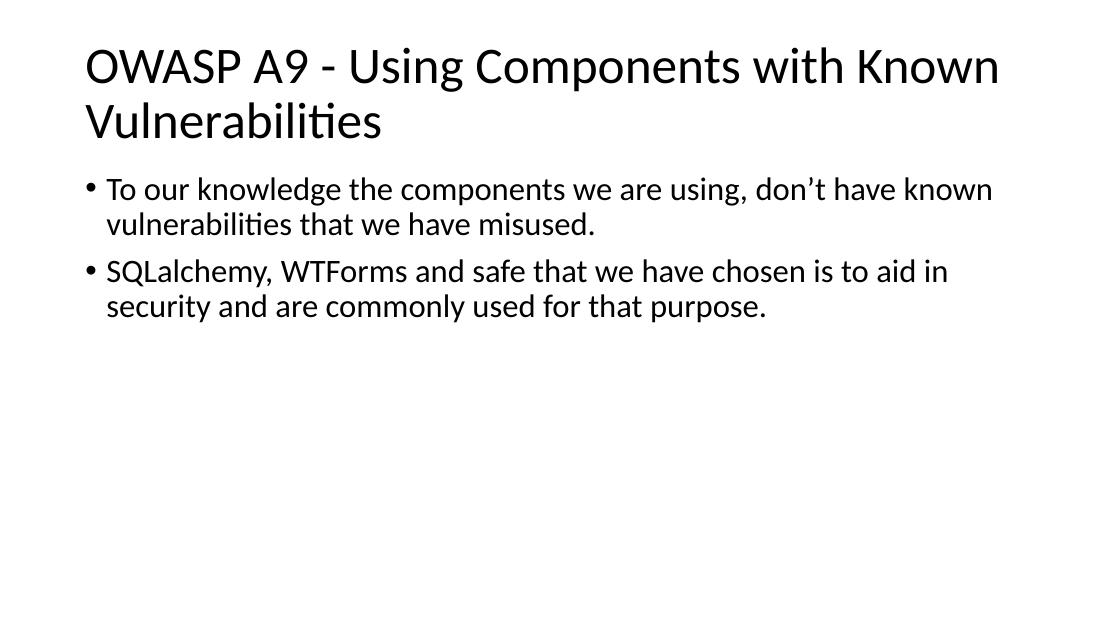
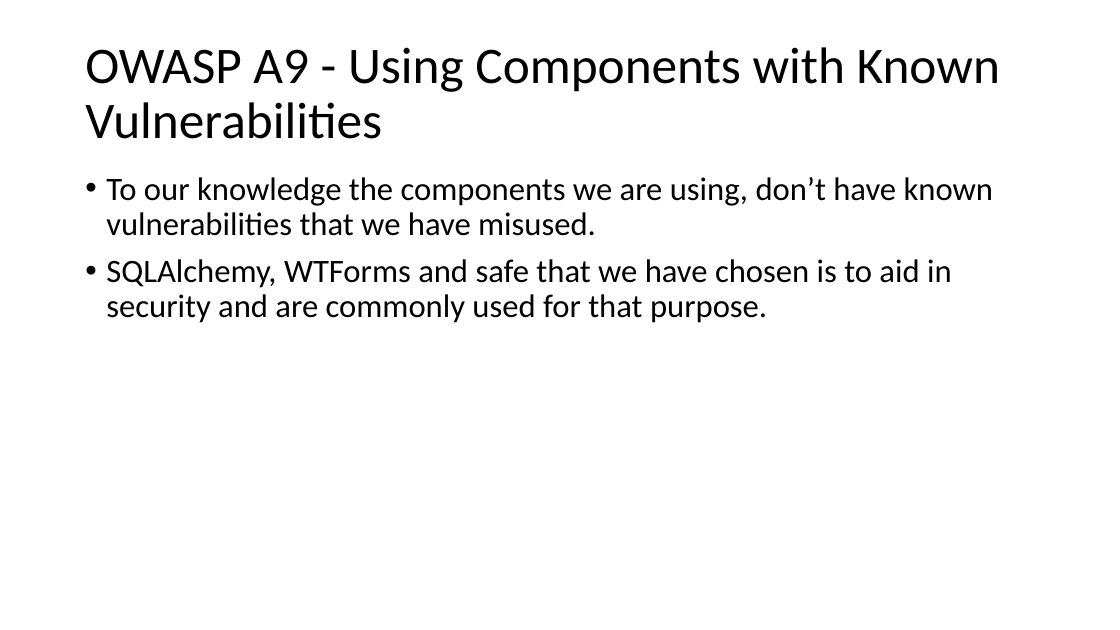
Before and after one commit to jkunnas58/dat250_netbank_fall_2020, a slide deck: slide 19 of Project_report_group_9.pptx. Drawn at 1120x630 pixels with LibreOffice and Linux fonts; fonts in the diff are those of the drawing. Boxes give left, top, right and bottom in pixels: in the first picture for what was removed or moved away, otherwise in the second. Text is boxed around its words. In the diff, an @@ line names an element or a change of style, - is before the commit and + after.

```diff
--- a/Project_report_group_9.pptx
+++ b/Project_report_group_9.pptx
@@ text at (x1=106, y1=259, x2=952, y2=323): text changed @@
-• SQLalchemy, WTForms and safe that we have chosen is to aid in security and are commonly used for that purpose.
+• SQLAlchemy, WTForms and safe that we have chosen is to aid in security and are commonly used for that purpose.
```
Also in this commit, not shown: 5 other slides changed.
